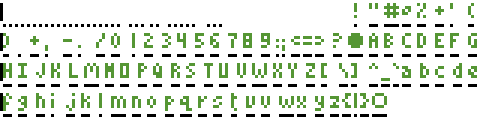
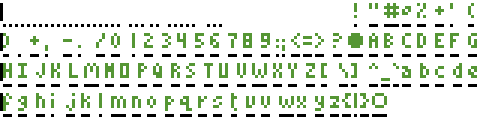
The second w=480, h=135 image is a revision of the first. Changes to its layers:
painted on "tiny.png" over [297, 33, 318, 48]
